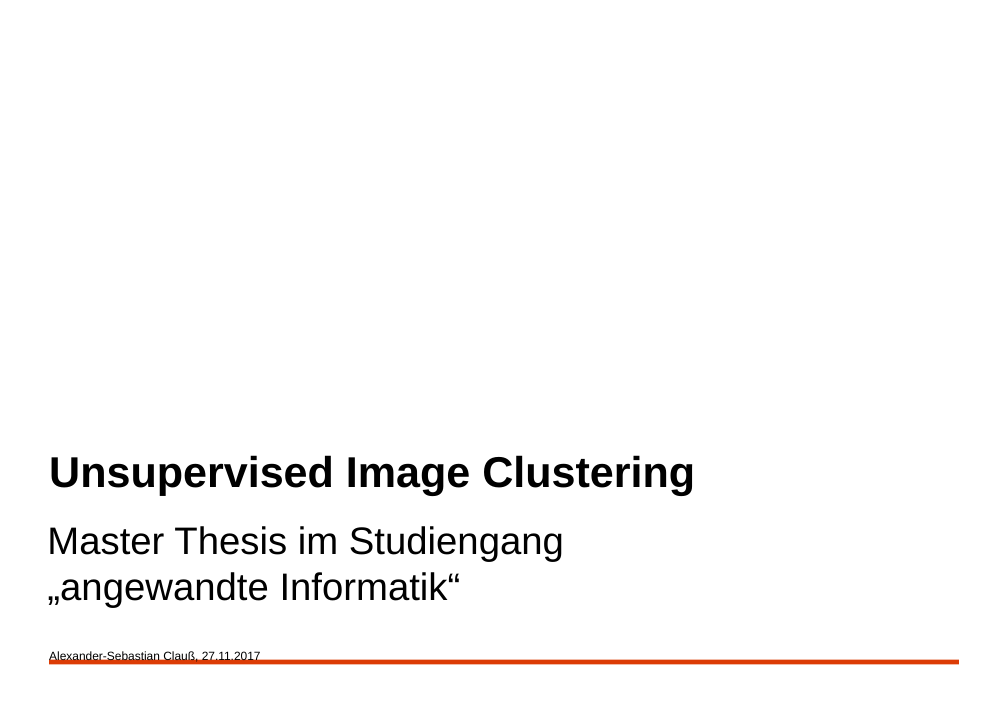
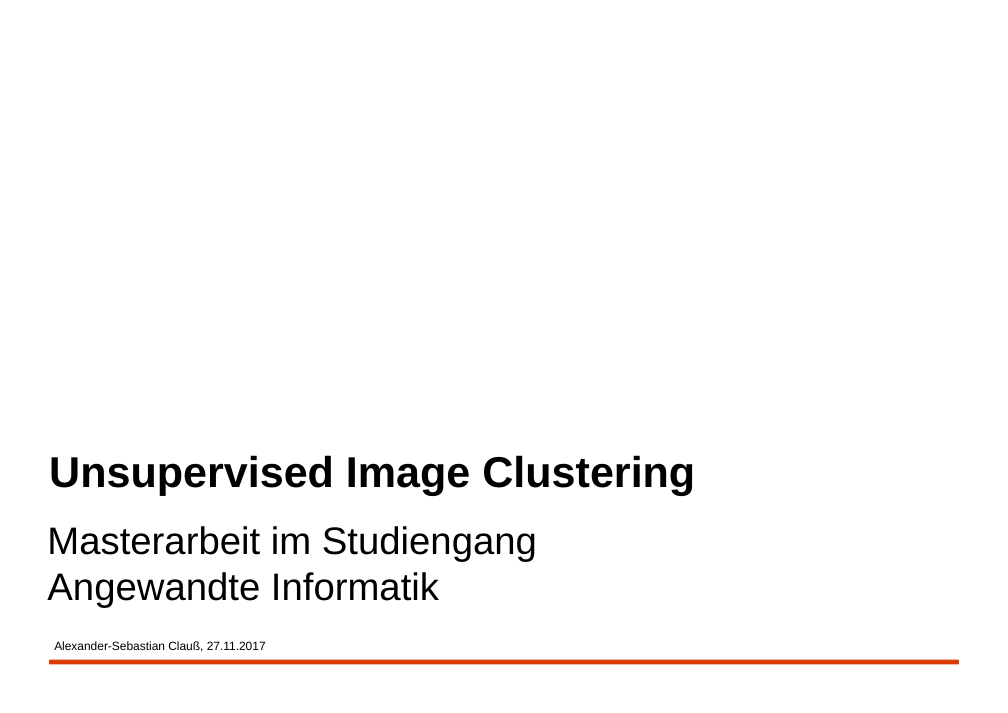
Before and after one commit to a-cl/ma-thesis, a slide deck: slide 1 of kolloquim.pptx. Drawn at 1008x713 pixels with LibreOffice and Linux fonts; fonts in the diff are those of the drawing; background and template pictures are left out. Boxes give left, top, right and bottom in pixels: in the first picture for what was removed or moved away, otherwise in the second. Text is boxed around its words. In the diff, an @@ line names an element or a change of style, - is before the commit and + after.

```diff
--- a/kolloquim.pptx
+++ b/kolloquim.pptx
@@ text at (x1=47, y1=526, x2=537, y2=608): text changed @@
-Master Thesis im Studiengang „angewandte Informatik“
+Masterarbeit im Studiengang Angewandte Informatik
@@ text "Alexander-Sebastian Clauß, 27.11.2017" moved from (x1=49, y1=651, x2=261, y2=663) to (x1=54, y1=641, x2=266, y2=652) @@
```
Also in this commit, not shown: 12 other slides changed.
